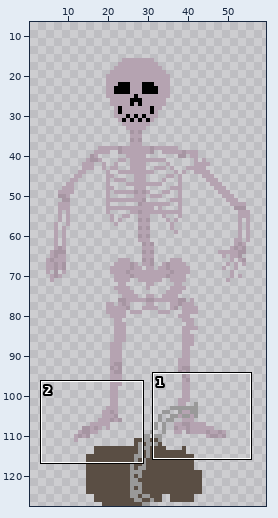
Two versions of one pixel-art file, assets/art/male_corse_medium.aseprite. The picture above shows the old version from afar; the outline marks the close-up.
Close-up. Old version:
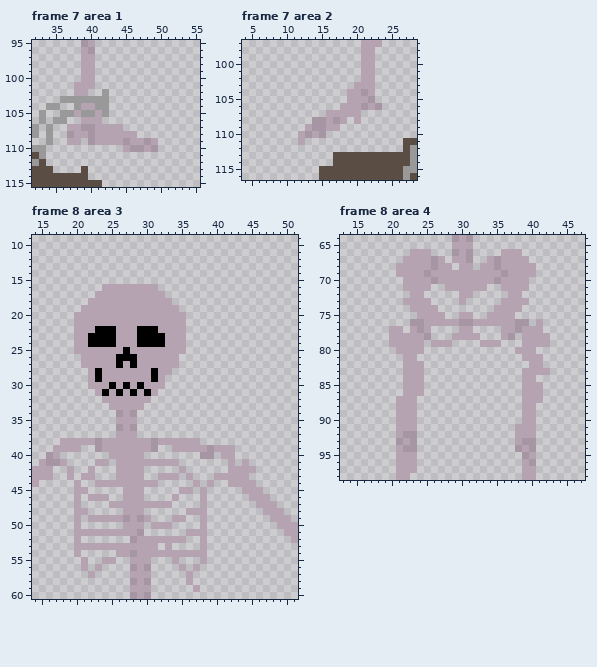
64x128 pixels, 10 frames. Shown: frame 7 area 1: x 32..55, y 95..115; frame 7 area 2: x 4..28, y 97..116; frame 8 area 3: x 14..51, y 9..60; frame 8 area 4: x 13..47, y 64..98. The wide view leaves out empty margins. The commit also changed other frames or places, which this record leaves out.
New version:
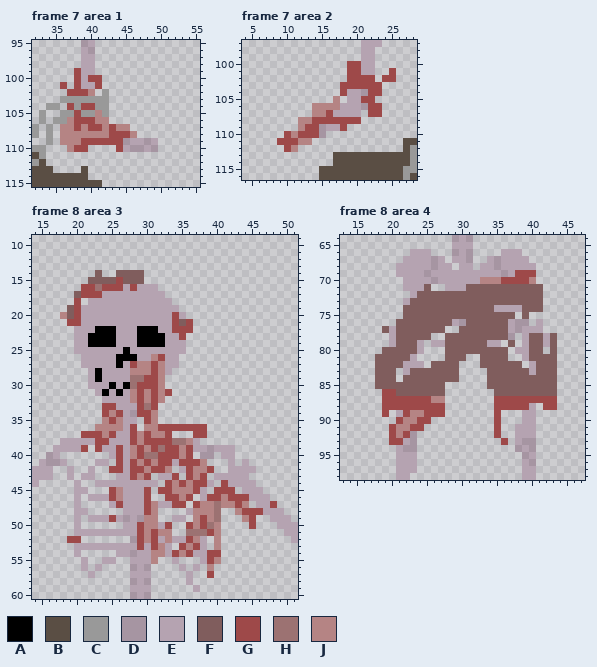
Palette (. is transparent): A #000000  B #5a4e44  C #999999  D #a695a2  E #b5a3b1  F #805d5d  G #9e4949  H #9c7272  J #b58484
Commit message: Drew male corpse medium
From old to new:
Changed rows in their new state; - is an unchanged pixel.
Frame 7 area 1, layer "Body":
first column x 36:
 99 --G--------
100 --G-GG-----
101 G-G--G-----
102 -GGGJ------
104 -G-GG------
105 --G--J-----
106 -JGGGJJ----
107 JJGJGGJGJJ-
108 JJJJJJJGGGJ
109 JJJGGGGGG--
110 -JGG----G--
Frame 7 area 2, layer "Body":
first column x 9:
100 ----------GG-----
101 ----------GG----G
102 ----------GGGG-GG
103 ---------GGGGGG--
104 ---------G---GG--
105 --------J---GG---
106 -----JJJJ----GG--
107 -----JJG-----GG--
108 ---JJGGGGGGG-----
109 ---JGG---G-------
110 -GJGGG-----------
111 GGGJJ------------
112 -GJ--------------
Frame 8 area 3, layer "Body":
first column x 18:
14 -----F--FFFF-------------------
15 ----FFFFGFFF-------------------
16 ---GGHGGG-G--------------------
17 --FGGG-------------------------
18 --G----------------------------
19 -FG----------------------------
20 JFG-------------G--------------
21 -GG-------------GFG------------
22 ----------------GGG------------
23 -----------------G-------------
26 -------------JG----------------
27 ----------GJJGJ----------------
28 ----------JJJGJ----------------
29 ----------HHGGJ----------------
30 ----------HGGGJ----------------
31 ----------JGJGJG---------------
32 ----------JGJGJ----------------
33 ------GG---GHG-----------------
34 ------GJG--GGJ-----------------
35 ------JGJ---GJ-----------------
36 -----JJJJ-G-JJGGGGGGG----------
37 ---GGGJG--GJGJJG---GG----------
38 -----GG---GJGGGGHHJ------------
39 ---G-G--G-JGJGHGGJG------------
40 --------G-JGHHGGGJG------------
41 --------G-GJGJGG-GGGJ----------
42 -------GG-GGJGGJ--GJJG---------
43 ----------GJG---G-GJG----------
44 ---------------GJGJGG--G-------
45 -------GJ---G-GGJJJG--GGG------
46 -------GJ---G--GGJG--GGJGGG----
47 --------G---GJ--GG-GJJHJJGJ---G
48 ------------GJ-----JJJH--JGGG--
49 -------G----JJ-----JGJH---JG---
50 -----------GJJ-G--GJGHJ----G---
51 -----------GJGJJ--HHHGJ--------
52 -GG--------GJG-J--GJ--J--------
53 -----------G-GJ--GJG--J--------
54 -------------JJ-GJG--GG--------
55 -------------J-------GJ--------
56 ---------------------J---------
57 ---------------------G---------
Frame 8 area 4, layer "Body":
first column x 18:
69 --------------------GGG---
70 ---------------JJJGGGGJ---
71 -------F-----FFFFFFFFFFF--
72 ------FFFFFFFFFFFFFFFFFF--
73 -----FFFFFFFFFFFFFFFFFFF--
74 ----FFFFFFFFFFFFF----FFF--
75 ----FFFFFFFFFFFFFFFF-F----
76 ---FFFFFFFF--FFFFFF-------
77 -F-FFFFFFF--FFFFFFF-------
78 ---FFFFF--FFFFFFFFF---FF-F
79 ---FFF----FFFFFF---F--FF-F
80 -FFFFF----FFFFFFFFF---FF-F
81 FFFFF-----FFF--FFFF---FFFF
82 FFFF----FFFF---FFFFFF--FFF
83 FFF--FFFFFFF----FFFFFF-FFF
84 FFF-FFFFFFFF----FFFFFFFFFF
85 FFFFFFFFFF------FFFFFFFFFF
86 -GGFFFFFFF-------FFFFFFFFF
87 -GGGGGGGJJ-------GGGGGGGGG
88 -GGGGGGGGG-------GGGGG--GG
89 -G--GJJGGG-------G--------
90 ---GJJGG---------G--------
91 --GJJGG----------G--------
92 --GJG------------G--------
93 --GG--------------G-------
